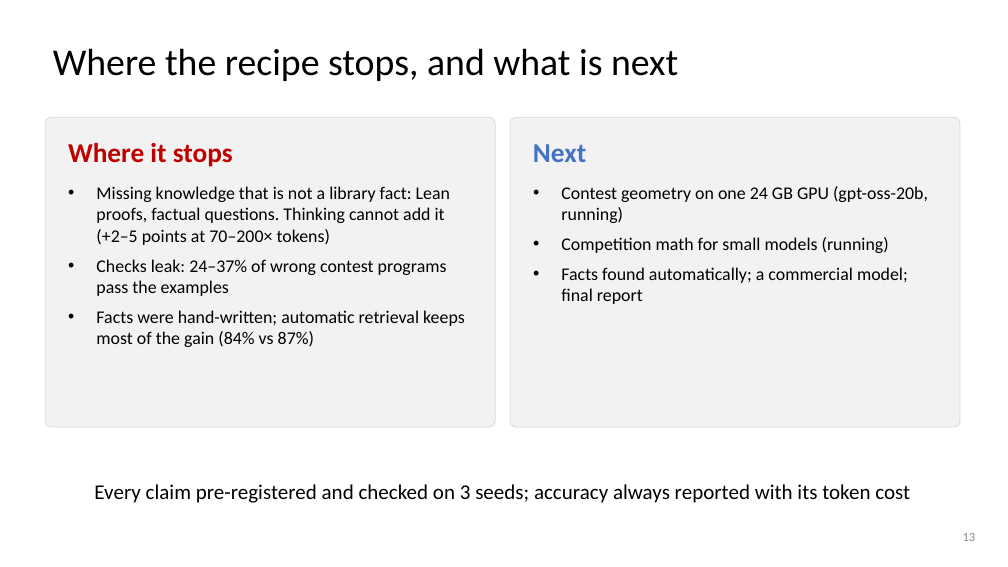
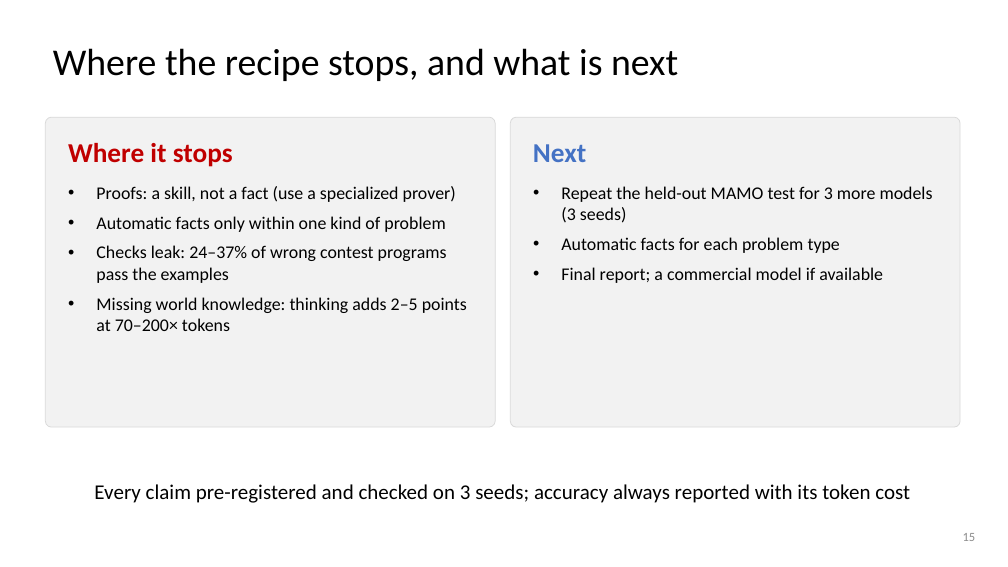
Before and after one commit to dlwns147/CSED490E_Project_Team5, a slide deck: slide 15 of PROPOSAL_slides.pptx (slide 13 before the commit). Drawn at 1008x567 pixels with LibreOffice and Linux fonts; fonts in the diff are those of the drawing. Boxes give left, top, right and bottom in pixels: in the first picture for what was removed or moved away, otherwise in the second. Text is boxed around its words. In the diff, an @@ line names an element or a change of style, - is before the commit and + after.

```diff
--- a/PROPOSAL_slides.pptx
+++ b/PROPOSAL_slides.pptx
@@ text at bbox=[96, 186, 456, 232]: text changed @@
-• Missing knowledge that is not a library fact: Lean proofs, factual questions. Thinking cannot add it (+2–5 points at 70–200× tokens)
+• Proofs: a skill, not a fact (use a specialized prover)
+• Automatic facts only within one kind of problem
@@ text at bbox=[561, 186, 933, 283]: text changed @@
-• Contest geometry on one 24 GB GPU (gpt-oss-20b, running)
-• Competition math for small models (running)
-• Facts found automatically; a commercial model; final report
+• Repeat the held-out MAMO test for 3 more models (3 seeds)
+• Automatic facts for each problem type
+• Final report; a commercial model if available
@@ text at bbox=[96, 297, 467, 331]: text changed @@
-• Facts were hand-written; automatic retrieval keeps most of the gain (84% vs 87%)
+• Missing world knowledge: thinking adds 2–5 points at 70–200× tokens
```
Also in this commit, not shown: 2 other slides changed, 2 slides added, 10 other files.
